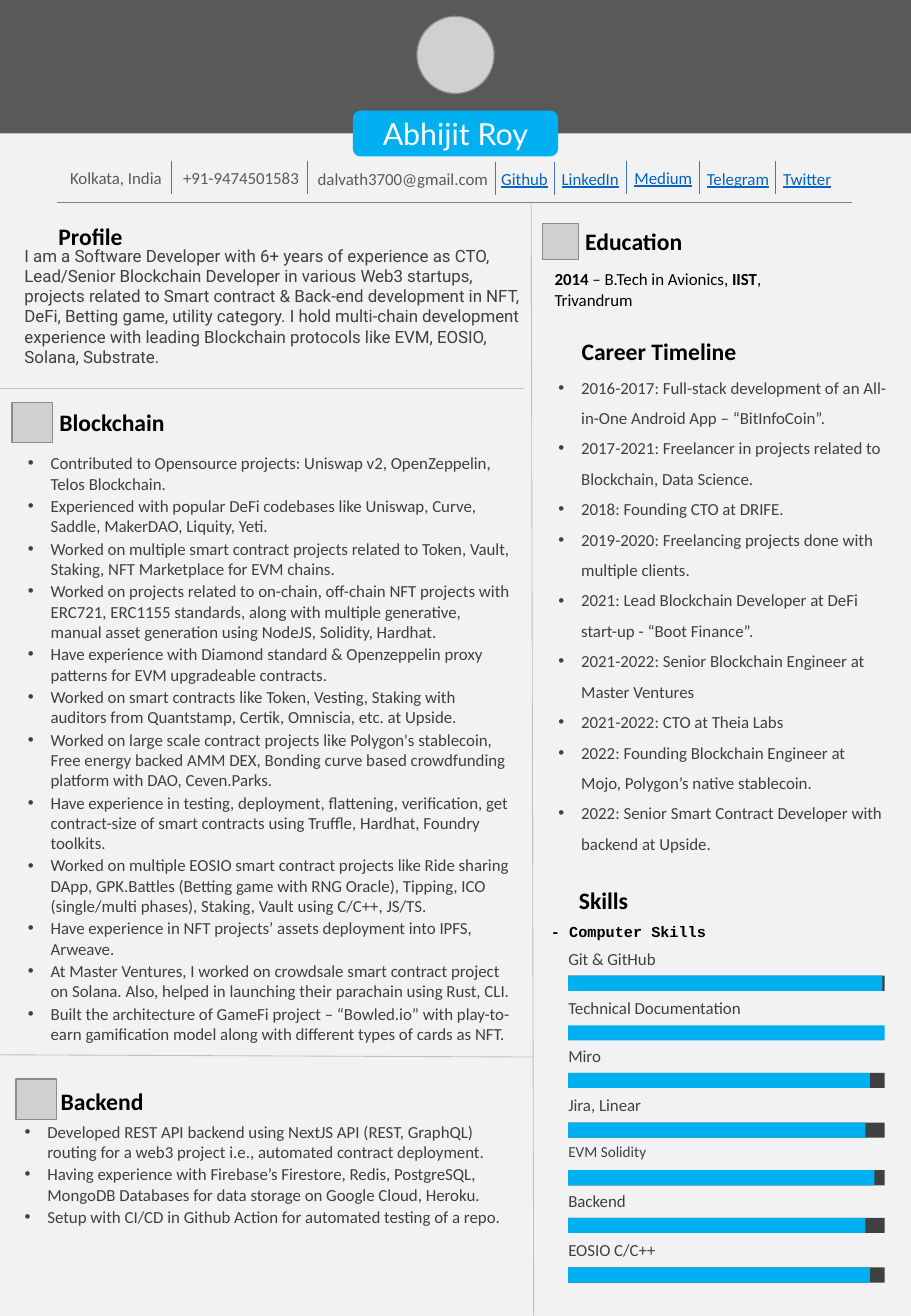
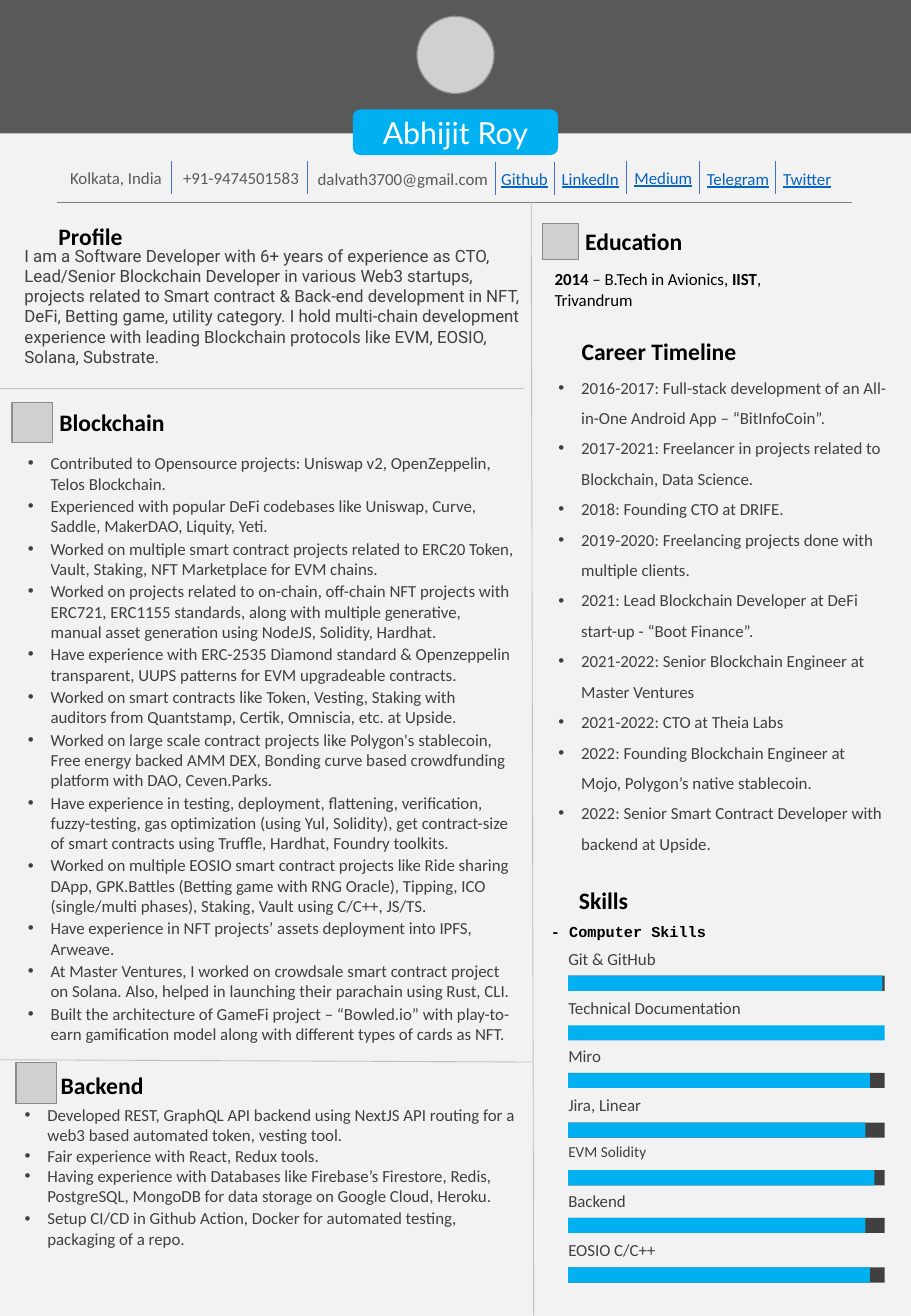
Before and after one commit to abhi3700/my_resume, a slide deck: slide 1 of my_resume.pptx. Drawn at 911x1316 pixels with LibreOffice and Linux fonts; fonts in the diff are those of the drawing; grey boxes stand for pictures; background and template pictures are left out. Boxes give left, top, right and bottom in pixels: in the first picture for what was removed or moved away, otherwise in the second. Text is boxed around its words. In the diff, an @@ line names an element or a change of style, - is before the commit and + after.

Commit message:
added exp. related to yul, docker

```diff
--- a/my_resume.pptx
+++ b/my_resume.pptx
@@ text at [51,543,513,578]: text changed @@
-• Worked on multiple smart contract projects related to Token, Vault, Staking, NFT Marketplace for EVM chains.
+• Worked on multiple smart contract projects related to ERC20 Token, Vault, Staking, NFT Marketplace for EVM chains.
@@ text at [51,648,510,684]: text changed @@
-• Have experience with Diamond standard & Openzeppelin proxy patterns for EVM upgradeable contracts.
+• Have experience with ERC-2535 Diamond standard & Openzeppelin transparent, UUPS patterns for EVM upgradeable contracts.
@@ text at [51,797,508,852]: text changed @@
-• Have experience in testing, deployment, flattening, verification, get contract-size of smart contracts using Truffle, Hardhat, Foundry toolkits.
+• Have experience in testing, deployment, flattening, verification, fuzzy-testing, gas optimization (using Yul, Solidity), get contract-size of smart contracts using Truffle, Hardhat, Foundry toolkits.
@@ line moved from (0, 1054) - (533, 1057) to (0, 1059) - (533, 1062) @@
@@ picture: place and size @@
-picture at [16,1079,57,1120]
+picture at [16,1063,57,1104]
@@ text "Backend": place and size @@
-text "Backend" at [61,1093,144,1110]
+text "Backend" at [61,1077,144,1094]
@@ text at [47,1109,514,1248]: text changed @@
-• Developed REST API backend using NextJS API (REST, GraphQL) routing for a web3 project i.e., automated contract deployment.
-• Having experience with Firebase’s Firestore, Redis, PostgreSQL, MongoDB Databases for data storage on Google Cloud, Heroku.
-• Setup with CI/CD in Github Action for automated testing of a repo.
+• Developed REST, GraphQL API backend using NextJS API routing for a web3 based automated token, vesting tool.
+• Fair experience with React, Redux tools.
+• Having experience with Databases like Firebase’s Firestore, Redis, PostgreSQL, MongoDB for data storage on Google Cloud, Heroku.
+• Setup CI/CD in Github Action, Docker for automated testing, packaging of a repo.
```
Also in this commit, not shown: 1 other file.
